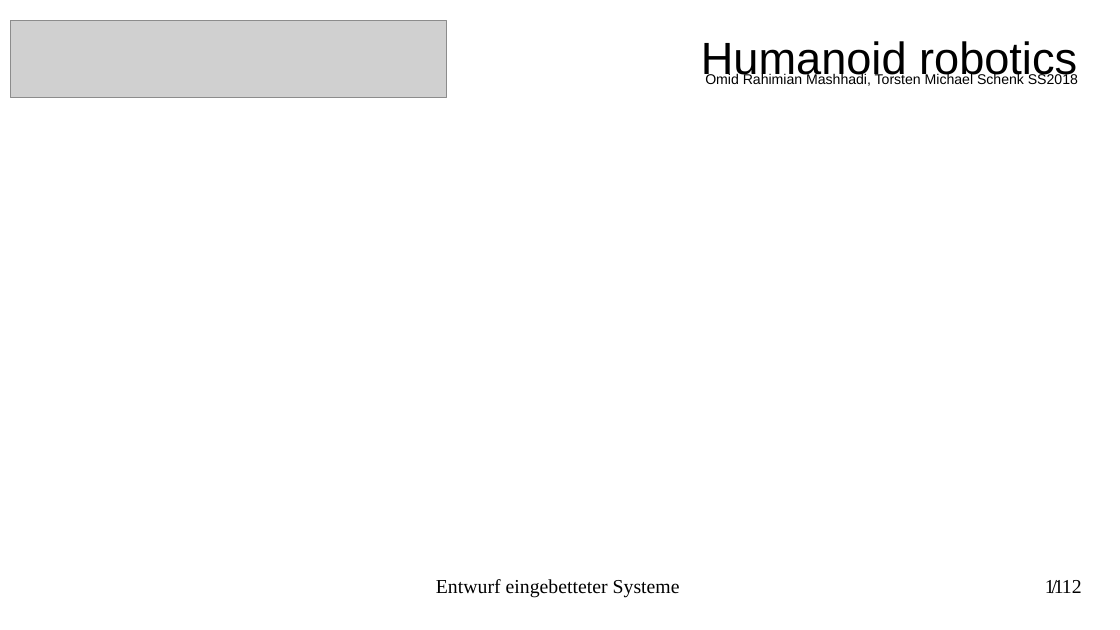
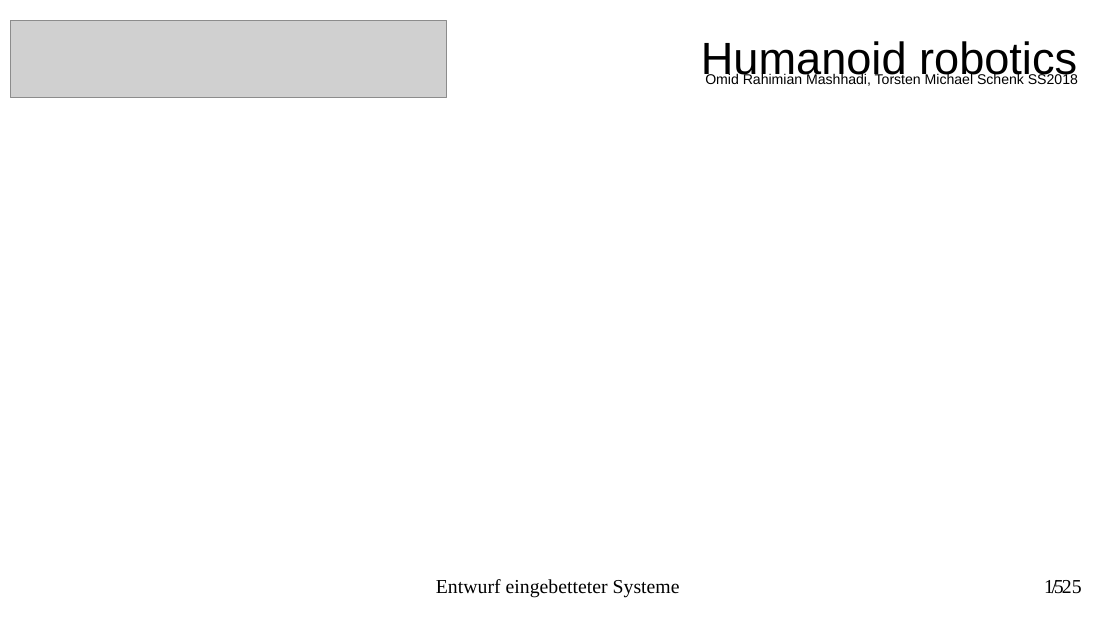
Before and after one commit to torstenschenk/beuth-avatar-ss2018, a slide deck: slide 15 of Presentation/HumanoideRobotic.odp (slide 11 before the commit). Drawn at 1120x630 pixels with LibreOffice and Linux fonts; fonts in the diff are those of the drawing; grey boxes stand for pictures. Boxes give left, top, right and bottom in pixels: in the first picture for what was removed or moved away, otherwise in the second. Text is boxed around its words. In the diff, an @@ line names an element or a change of style, - is before the commit and + after.

```diff
--- a/Presentation/HumanoideRobotic.odp
+++ b/Presentation/HumanoideRobotic.odp
@@ page number at [1044,580,1064,594]: text changed @@
-11
+15
@@ text at [1062,580,1082,594]: text changed @@
-/ 12
+/ 25
```
Also in this commit, not shown: 10 other slides changed, 13 slides added, 1 other file.
